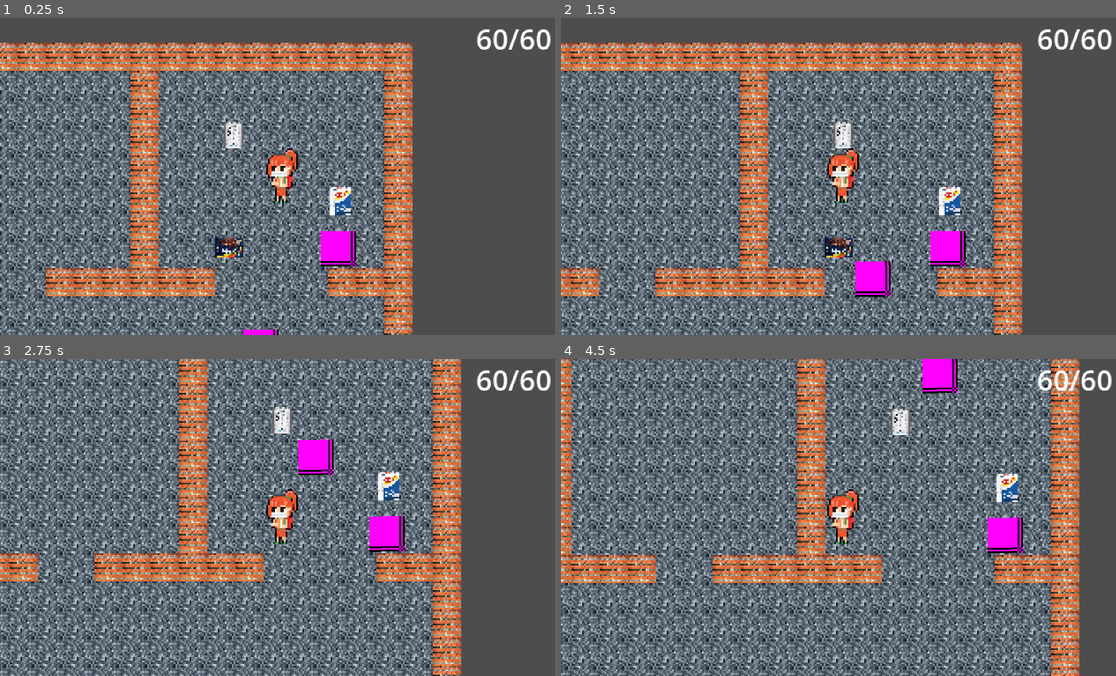
Above: before the commit, frames 1-4 (two rows, left to right).
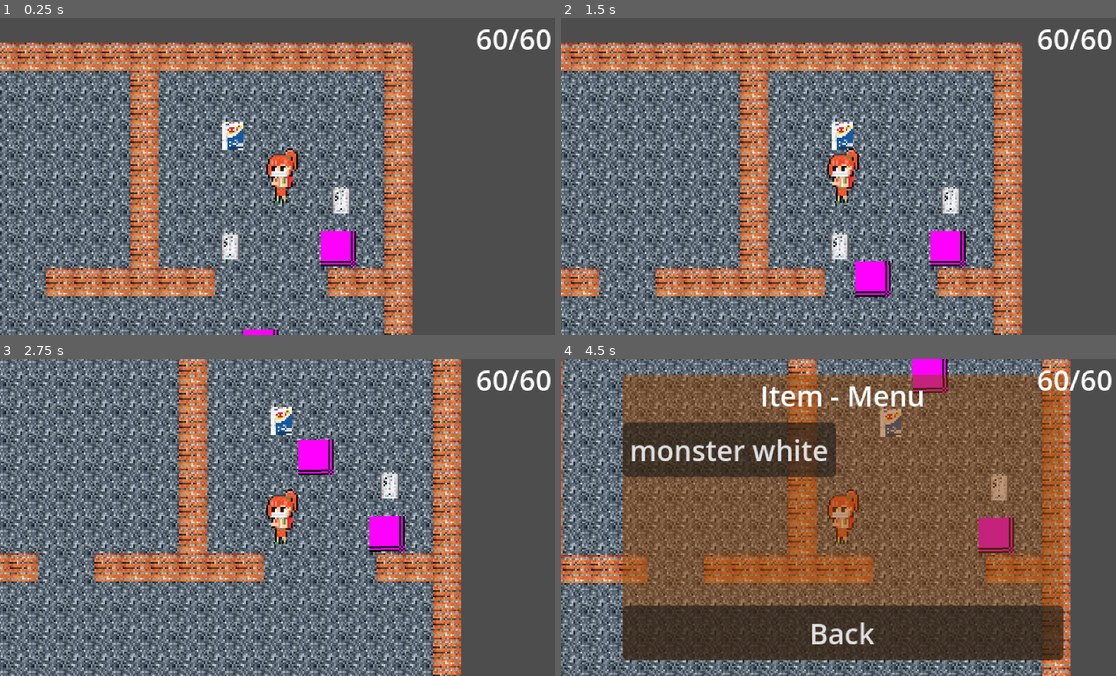
Above: after the commit, the same moments.

Repository: Robothan36/VLG-rpg
Game: Godot game, scene res://scene/main.tscn
Same seed, same stepped clock (60 frames per second), same inputs: the game is played once before the commit and once after it.
Inputs (mouse positions are in pixels of both pictures, inside the frame that each line leads up to):
- Up to frame 1 (0.25 s): no input
- Up to frame 2 (1.5 s): tap Enter at 0.5 s; hold A (A) 0.53-1.28 s; tap D (D) at 0.8, 1.35 s
- Up to frame 3 (2.75 s): tap S (S) at 1.55 s; hold S (S) from 2.03 s (still down); tap W (w) at 2.3 s
- Up to frame 4 (4.5 s): release S (S) at 2.78 s; tap W (w) at 2.85 s; tap A (A) at 3.05 s; hold A (A) 3.53-4.25 s; tap D (D) at 3.8 s; tap E (open_menu, bound only after the commit) at 4.15 s; click (844, 450) at 4.25 s, where only the run after the commit has a clickable "Items"

The runs differ from the first frame. In frame 1, 1.0% of the frame differs, in the area x 38-64%, y 32-77%; in frame 2, 1.0%; in frame 3, 0.6%; in frame 4, 85%, in the area x 0-94%, y 0-100%.

Commit message:
pause_menu and item bug fixes

Diff:
--- a/code/game_scripts/fachwissen_slot.gd
+++ b/code/game_scripts/fachwissen_slot.gd
@@ -4,6 +4,9 @@
 var stamina_cost: int
 var damage : int
 var heal : int
+
+var play_able = true
+
 @onready var button: Button = $Button
 @onready var description: Label = $description
 @onready var cost: Label = $cost
@@ -12,6 +15,8 @@
 
 # Called when the node enters the scene tree for the first time.
 func _ready() -> void:
+	if play_able == false:
+		button.visible = false
 	cost.text = "cost: " + str(stamina_cost)
 	description.text = "this will do " + str(damage)  + " damage"
 
--- a/code/game_scripts/item.gd
+++ b/code/game_scripts/item.gd
@@ -1,17 +1,14 @@
 extends Node2D
-class_name item
-
 
 @export var item_data: ItemData
-#uses ressources in code folder
-# this script should need to be updated any time soon, I think
-
-
+# Called when the node enters the scene tree for the first time.
+func _ready() -> void:
+	#print(self.name, " is here")
+	$Sprite2D.texture = item_data.icon
 
 func _on_area_2d_body_entered(body: Node2D) -> void:
 	if body.name == "player":
-		print("i have been collected")
-		Global.inventory.append(item_data.id)
+		print(item_data.name, " has been collected")
+		Global.inventory.append(item_data)
+		Global.used_item_array.append(self.name)
 		self.queue_free()
-
-# just checks if item is picked up. if it is, Item leaves the world and ressource enters global inventory array
--- a/code/game_scripts/main.gd
+++ b/code/game_scripts/main.gd
@@ -3,6 +3,10 @@
 @onready var health: Label = $CanvasLayer/health
 @onready var player: CharacterBody2D = $player
 @onready var enemy_container: Node2D = $enemy_container
+@onready var canvas_layer: CanvasLayer = $CanvasLayer
+@onready var item_container: Node2D = $item_container
+
+var menu_open = false
 
 func _ready() -> void:
 	player.position = Global.player_position
@@ -20,3 +24,23 @@
 			print(i,j)
 			if i.name == j:
 				i.queue_free()
+	print(Global.used_item_array)
+	for i in item_container.get_children():
+		for j in Global.used_item_array:
+			print(i,j)
+			if i.name == j:
+				i.queue_free()
+
+func _input(event: InputEvent) -> void:
+	#print(menu_open)
+
+	if Input.is_action_just_pressed("open_menu"):
+
+
+		var instance = preload("res://scene/menu.tscn")
+		var menu = instance.instantiate()
+
+
+		get_tree().paused = true
+
+		canvas_layer.add_child(menu)
--- /dev/null
+++ b/code/game_scripts/menu.gd
@@ -0,0 +1,95 @@
+extends Control
+
+# menu
+@onready var items: Button = $MarginContainer/menu/items
+@onready var speichern: Button = $MarginContainer/menu/speichern
+@onready var laden: Button = $MarginContainer/menu/laden
+@onready var fähigkeiten: Button = $MarginContainer/menu/fähigkeiten
+@onready var zurück: Button = $MarginContainer/menu/zurück
+@onready var menu: VBoxContainer = $MarginContainer/menu
+
+#item
+@onready var item_v_container: VBoxContainer = $MarginContainer/items_menu/VBoxContainer/ScrollContainer/item_v_container
+@onready var items_menu: MarginContainer = $MarginContainer/items_menu
+
+#fähigkeiten
+@onready var fähigkeiten_menu: MarginContainer = $MarginContainer/fähigkeiten_menu
+@onready var fähigkeiten_v_container: VBoxContainer = $MarginContainer/fähigkeiten_menu/VBoxContainer/ScrollContainer/fähigkeiten_v_container
+
+func _ready() -> void:
+	process_mode = Node.PROCESS_MODE_ALWAYS
+	menu.visible = true
+	items_menu.visible = false
+	fähigkeiten_menu.visible = false
+
+
+func _on_items_pressed() -> void:
+	menu.visible = false
+	items_menu.visible = true
+	for i in Global.inventory:
+		var instance = preload("res://scene/item_slot_in_menu.tscn")
+		var slot = instance.instantiate()
+		slot.connect("item_was_used",Callable(self,"item_used"))
+
+		slot.item_name = i.name
+		slot.item_var = i
+
+		slot.item_function = i.function
+		item_v_container.add_child(slot)
+
+		# retrieves every item from the global array inventory and instances an button-scene with its name
+		# button press is connected to item_used()
+
+func item_used(name_item,function,item_res):
+
+	if GlobalItemsFunc.has_method(function):
+		GlobalItemsFunc.call(function)
+		print("used succesful")
+
+	else:
+		print("the method: ", function, " was not found in global_items_func")
+		Global.inventory.erase(item_res)
+
+
+func _on_speichern_pressed() -> void:
+	Global.save_game()
+
+func _on_laden_pressed() -> void:
+	Global.load_game()
+
+func _on_fähigkeiten_pressed() -> void:
+	menu.visible = false
+	fähigkeiten_menu.visible = true
+	for i in Global.attack_equip:
+		var instance = preload("res://scene/fachwissen_slot.tscn")
+		var slot = instance.instantiate()
+		#slot.connect("item_was_used",Callable(self,"item_used"))
+		slot.play_able = false
+		slot.attack_name = i.name_of_attack
+		slot.stamina_cost= i.stamina_cost
+		slot.damage = i.damage
+		slot.heal = i.self_heal
+
+
+		fähigkeiten_v_container.add_child(slot)
+
+
+func _on_zurück_pressed() -> void:
+	get_tree().paused = false
+	self.queue_free()
+
+func _on_back_item_menu_pressed() -> void:
+	menu.visible = true
+	items_menu.visible = false
+	fähigkeiten_menu.visible = false
+
+func _on_back_fähigkeiten_menu_pressed() -> void:
+	menu.visible = true
+	items_menu.visible = false
+	fähigkeiten_menu.visible = false
+
+func _input(event: InputEvent) -> void:
+	if Input.is_action_just_pressed("open_menu"):
+		get_tree().paused = false
+
+		self.queue_free()
--- a/code/global_scripts/global.gd
+++ b/code/global_scripts/global.gd
@@ -16,6 +16,11 @@
 var player_position = Vector2(70,-340)
 
 var defeated_enemy_array = []
+var used_item_array = []
+
+var menu_open : bool
+
+
 
 func _ready() -> void:
 	reset_game()
@@ -25,6 +30,8 @@
 func reset_game():
 
 	defeated_enemy_array = []
+	used_item_array = []
+
 	player_position = Vector2(70,-340)
 
 	var attack_1 = load("res://code/player_attack_resource/ressource/benutzt_fachsprache.tres")
--- a/code/global_scripts/global_items_func.gd
+++ b/code/global_scripts/global_items_func.gd
@@ -9,21 +9,21 @@
 
 func monster_white():
 	print("monster white is beeing used --- ")
-	var gain = 3
+	var gain = 8
 	Global.stamina = Global.stamina + gain
 	if check_if_max_is_exceeded(Global.stamina,Global.max_stamina) == true:
 		Global.stamina = Global.max_stamina
 
 func dextro_energy():
 	print("dextro is beeing used ---- ")
-	var gain = 1
+	var gain = 2
 	Global.stamina = Global.stamina + gain
 	if check_if_max_is_exceeded(Global.stamina,Global.max_stamina) == true:
 		Global.stamina = Global.max_stamina
 
 func space_kecks():
 	print("space kecks is beeing used --- ")
-	var gain = 2
+	var gain = 20
 	Global.health = Global.health + gain
 	if check_if_max_is_exceeded(Global.health,Global.health) == true:
 		Global.health = Global.health
--- a/project.godot
+++ b/project.godot
@@ -51,6 +51,11 @@
 "events": [Object(InputEventKey,"resource_local_to_scene":false,"resource_name":"","device":-1,"window_id":0,"alt_press …(192 unchanged characters)…
 ]
 }
+open_menu={
+"deadzone": 0.2,
+"events": [Object(InputEventKey,"resource_local_to_scene":false,"resource_name":"","device":-1,"window_id":0,"alt_pressed":false,"shift_pressed":false,"ctrl_pressed":false,"meta_pressed":false,"pressed":false,"keycode":0,"physical_keycode":69,"key_label":0,"unicode":101,"location":0,"echo":false,"script":null)
+]
+}
 
 [rendering]
 
--- a/scene/item.tscn
+++ b/scene/item.tscn
@@ -1,23 +1,6 @@
-[gd_scene load_steps=5 format=3 uid="uid://bug14mc6ienlr"]
+[gd_scene load_steps=4 format=3 uid="uid://bug14mc6ienlr"]
 
-[ext_resource type="Resource" uid="uid://lrn8tk6pn6n" path="res://code/items_scripts and ressources/ressource/monster_white.tres" id="1_4w2rt"]
-
-[sub_resource type="GDScript" id="GDScript_akoh1"]
-script/source = "extends Node2D
-
-
-@export var item_data: ItemData
-# Called when the node enters the scene tree for the first time.
-func _ready() -> void:
-	#print(self.name, \" is here\")
-	$Sprite2D.texture = item_data.icon
-
-func _on_area_2d_body_entered(body: Node2D) -> void:
-	if body.name == \"player\":
-		print(item_data.name, \" has been collected\")
-		Global.inventory.append(item_data)
-		self.queue_free()
-"
+[ext_resource type="Script" uid="uid://cln0fr1uq1ruy" path="res://code/game_scripts/item.gd" id="1_4w2rt"]
 
 [sub_resource type="PlaceholderTexture2D" id="PlaceholderTexture2D_4w2rt"]
 size = Vector2(8, 8)
@@ -26,8 +9,7 @@
 size = Vector2(10, 10)
 
 [node name="item" type="Node2D"]
-script = SubResource("GDScript_akoh1")
-item_data = ExtResource("1_4w2rt")
+script = ExtResource("1_4w2rt")
 
 [node name="Sprite2D" type="Sprite2D" parent="."]
 position = Vector2(1.4210855e-14, 1.4210855e-14)
--- a/scene/main.tscn
+++ b/scene/main.tscn
@@ -8,7 +8,7 @@
 [ext_resource type="PackedScene" uid="uid://bug14mc6ienlr" path="res://scene/item.tscn" id="5_0ha60"]
 [ext_resource type="Resource" uid="uid://bijoxagl2l8hp" path="res://code/enemy ressources and sripts/enemy_ressources/math_teacher.tres" id="6_b5f6u"]
 [ext_resource type="Resource" uid="uid://bc8msvoxt3yto" path="res://code/items_scripts and ressources/ressource/dextro_energy.tres" id="7_p1hux"]
-[ext_resource type="Resource" uid="uid://c3gnvw4qxebbf" path="res://code/items_scripts and ressources/ressource/space_kecks.tres" id="8_of57s"]
+[ext_resource type="Resource" uid="uid://lrn8tk6pn6n" path="res://code/items_scripts and ressources/ressource/monster_white.tres" id="9_b5f6u"]
 
 [node name="main" type="Node"]
 script = ExtResource("1_4j5ol")
@@ -41,27 +41,31 @@
 position = Vector2(55, 158)
 
 [node name="item" parent="item_container" instance=ExtResource("5_0ha60")]
+item_data = ExtResource("7_p1hux")
 
 [node name="item4" parent="item_container" instance=ExtResource("5_0ha60")]
 position = Vector2(-140, 26)
+item_data = ExtResource("7_p1hux")
 
 [node name="item5" parent="item_container" instance=ExtResource("5_0ha60")]
 position = Vector2(-237, 202)
+item_data = ExtResource("7_p1hux")
 
 [node name="item6" parent="item_container" instance=ExtResource("5_0ha60")]
 position = Vector2(48, -484)
-item_data = ExtResource("7_p1hux")
+item_data = ExtResource("9_b5f6u")
 
 [node name="item7" parent="item_container" instance=ExtResource("5_0ha60")]
 position = Vector2(143, -345)
-item_data = ExtResource("8_of57s")
+item_data = ExtResource("9_b5f6u")
 
 [node name="item8" parent="item_container" instance=ExtResource("5_0ha60")]
 position = Vector2(-13, -521)
+item_data = ExtResource("7_p1hux")
 
 [node name="item3" parent="item_container" instance=ExtResource("5_0ha60")]
 position = Vector2(-15, -458)
-item_data = ExtResource("8_of57s")
+item_data = ExtResource("9_b5f6u")
 
 [node name="CanvasLayer" type="CanvasLayer" parent="."]
 
--- /dev/null
+++ b/scene/menu.tscn
@@ -0,0 +1,126 @@
+[gd_scene load_steps=2 format=3 uid="uid://dymrti2vjpuu1"]
+
+[ext_resource type="Script" uid="uid://c6xttv1mopnf1" path="res://code/game_scripts/menu.gd" id="1_e5g8k"]
+
+[node name="menu" type="Control"]
+layout_mode = 3
+anchors_preset = 15
+anchor_right = 1.0
+anchor_bottom = 1.0
+grow_horizontal = 2
+grow_vertical = 2
+script = ExtResource("1_e5g8k")
+
+[node name="MarginContainer" type="MarginContainer" parent="."]
+layout_mode = 1
+anchors_preset = 8
+anchor_left = 0.5
+anchor_top = 0.5
+anchor_right = 0.5
+anchor_bottom = 0.5
+offset_left = -58.5
+offset_top = -56.5
+offset_right = 58.5
+offset_bottom = 56.5
+grow_horizontal = 2
+grow_vertical = 2
+theme_override_constants/margin_left = 10
+theme_override_constants/margin_top = 10
+theme_override_constants/margin_right = 10
+theme_override_constants/margin_bottom = 10
+
+[node name="menu" type="VBoxContainer" parent="MarginContainer"]
+layout_mode = 2
+
+[node name="Label" type="Label" parent="MarginContainer/menu"]
+layout_mode = 2
+text = "Menu"
+horizontal_alignment = 1
+
+[node name="items" type="Button" parent="MarginContainer/menu"]
+layout_mode = 2
+theme_override_font_sizes/font_size = 10
+text = "Items"
+
+[node name="speichern" type="Button" parent="MarginContainer/menu"]
+layout_mode = 2
+theme_override_font_sizes/font_size = 10
+text = "Speichern"
+
+[node name="laden" type="Button" parent="MarginContainer/menu"]
+layout_mode = 2
+theme_override_font_sizes/font_size = 10
+text = "Laden"
+
+[node name="fähigkeiten" type="Button" parent="MarginContainer/menu"]
+layout_mode = 2
+theme_override_font_sizes/font_size = 10
+text = "Fähigkeiten"
+
+[node name="zurück" type="Button" parent="MarginContainer/menu"]
+layout_mode = 2
+theme_override_font_sizes/font_size = 10
+text = "Zurück"
+
+[node name="items_menu" type="MarginContainer" parent="MarginContainer"]
+visible = false
+custom_minimum_size = Vector2(150, 120)
+layout_mode = 2
+
+[node name="VBoxContainer" type="VBoxContainer" parent="MarginContainer/items_menu"]
+layout_mode = 2
+
+[node name="Label" type="Label" parent="MarginContainer/items_menu/VBoxContainer"]
+layout_mode = 2
+text = "Item - Menu"
+horizontal_alignment = 1
+
+[node name="ScrollContainer" type="ScrollContainer" parent="MarginContainer/items_menu/VBoxContainer"]
+custom_minimum_size = Vector2(250, 100)
+layout_mode = 2
+
+[node name="item_v_container" type="VBoxContainer" parent="MarginContainer/items_menu/VBoxContainer/ScrollContainer"]
+layout_mode = 2
+
+[node name="back_item_menu" type="Button" parent="MarginContainer/items_menu/VBoxContainer"]
+layout_mode = 2
+text = "Back"
+
+[node name="fähigkeiten_menu" type="MarginContainer" parent="MarginContainer"]
+visible = false
+custom_minimum_size = Vector2(150, 120)
+layout_mode = 2
+
+[node name="VBoxContainer" type="VBoxContainer" parent="MarginContainer/fähigkeiten_menu"]
+layout_mode = 2
+
+[node name="Label" type="Label" parent="MarginContainer/fähigkeiten_menu/VBoxContainer"]
+z_index = 10
+layout_mode = 2
+text = "Item - Menu"
+horizontal_alignment = 1
+
+[node name="ScrollContainer" type="ScrollContainer" parent="MarginContainer/fähigkeiten_menu/VBoxContainer"]
+custom_minimum_size = Vector2(250, 100)
+layout_mode = 2
+
+[node name="fähigkeiten_v_container" type="VBoxContainer" parent="MarginContainer/fähigkeiten_menu/VBoxContainer/ScrollContainer"]
+layout_mode = 2
+
+[node name="back_fähigkeiten_menu" type="Button" parent="MarginContainer/fähigkeiten_menu/VBoxContainer"]
+layout_mode = 2
+text = "Back"
+
+[node name="ColorRect" type="ColorRect" parent="MarginContainer"]
+z_index = -1
+layout_mode = 2
+mouse_filter = 2
+color = Color(0.5529412, 0.25882354, 0.019607844, 0.52156866)
+
+[connection signal="pressed" from="MarginContainer/menu/items" to="." method="_on_items_pressed"]
+[connection signal="pressed" from="MarginContainer/menu/speichern" to="." method="_on_speichern_pressed"]
+[connection signal="pressed" from="MarginContainer/menu/laden" to="." method="_on_laden_pressed"]
+[connection signal="pressed" from="MarginContainer/menu/fähigkeiten" to="." method="_on_fähigkeiten_pressed"]
+[connection signal="pressed" from="MarginContainer/menu/zurück" to="." method="_on_zurück_pressed"]
+[connection signal="pressed" from="MarginContainer/items_menu/VBoxContainer/back_item_menu" to="." method="_on_back_item_menu_pressed"]
+[connection signal="pressed" from="MarginContainer/fähigkeiten_menu/VBoxContainer/back_fähigkeiten_menu" to="." method="_on_back_fähigkeiten_menu_pressed"]
Not shown, changed: code/game_scripts/item.gd.uid
Not shown, added: code/game_scripts/menu.gd.uid
